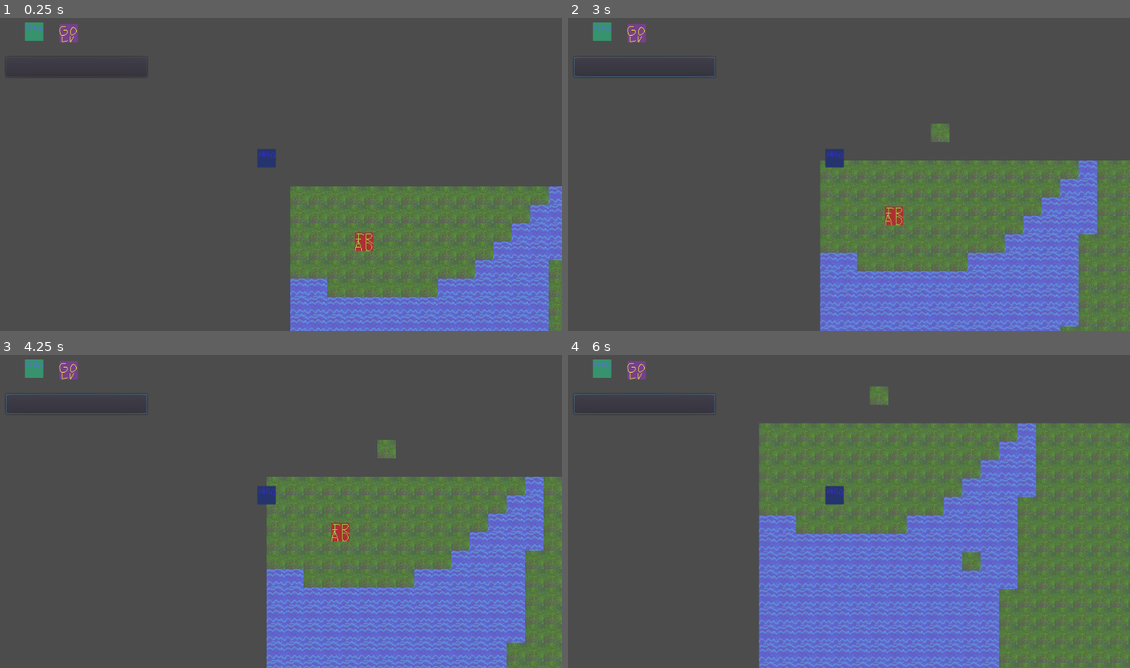
Above: before the commit, frames 1-4 (two rows, left to right).
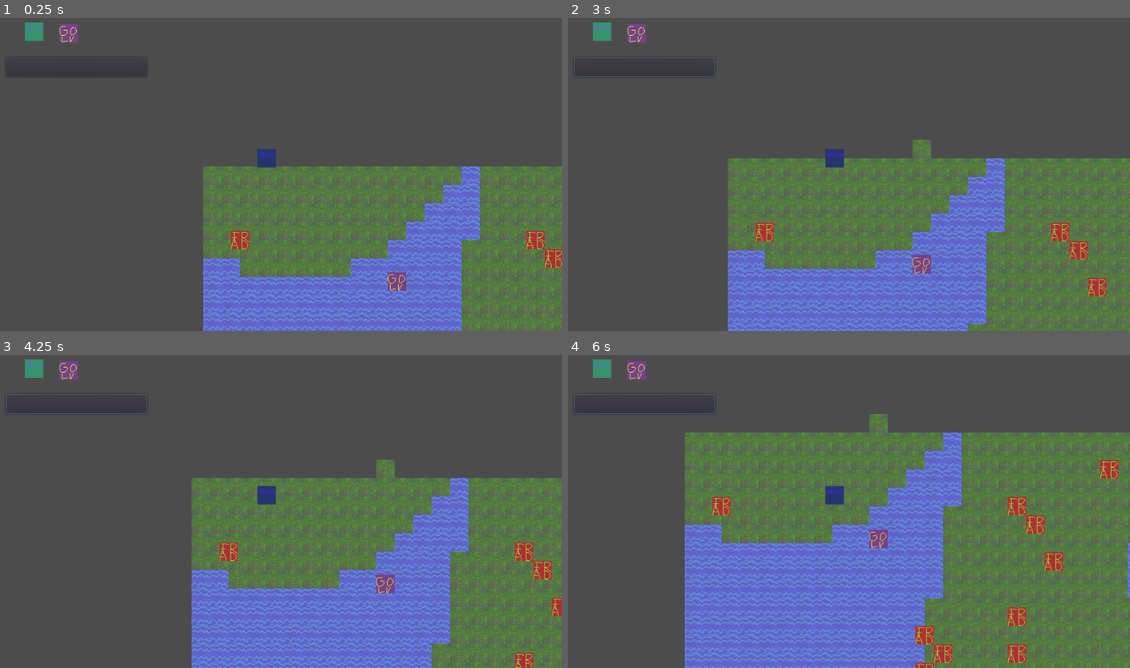
Above: after the commit, the same moments.

Repository: honnsmannen/wannabe_rimworld
Game: Godot game, scene res://scener/värld_för_navigation.tscn
Same seed, same stepped clock (60 frames per second), same inputs: the game is played once before the commit and once after it.
Inputs (mouse positions are in pixels of both pictures, inside the frame that each line leads up to):
- Up to frame 1 (0.25 s): no input
- Up to frame 2 (3 s): click (601, 33) at 0.5 s; click (641, 36) at 1.25 s; click (646, 68) at 2 s; tap Enter at 2.75 s; move the mouse to (967, 140) at 2.77 s; press the mouse at (967, 140) at 2.78 s; hold D (right) from 2.78 s (still down)
- Up to frame 3 (4.25 s): move the mouse to (146, 511) at 3.52 s; release D (right) at 3.53 s; release the mouse at (146, 511) at 3.53 s; hold S (down) from 3.53 s (still down); click (146, 511) at 3.6 s
- Up to frame 4 (6 s): move the mouse to (893, 420) at 4.27 s; release S (down) at 4.28 s; press the mouse at (893, 420) at 4.28 s; hold D (right) 4.28-5.03 s; tap Space at 5 s; move the mouse to (804, 564) at 5.02 s; release the mouse at (804, 564) at 5.03 s; hold W (up) 5.03-5.78 s; click (804, 564) at 5.1 s; tap Enter at 5.75 s; move the mouse to (1011, 545) at 5.77 s; press the mouse at (1011, 545) at 5.78 s; hold A (left) from 5.78 s (still down)

The runs differ from the first frame. In frame 1, 24% of the frame differs, in the area x 36-100%, y 47-100%; in frame 2, 25%; in frame 3, 24%; in frame 4, 36%, in the area x 20-100%, y 9-100%.

Commit message:
placera blocks

Diff:
--- a/scener/träd.tscn
+++ b/scener/träd.tscn
@@ -23,4 +23,6 @@
 [node name="CollisionPolygon2D" type="CollisionPolygon2D" parent="."]
 polygon = PoolVector2Array( 10, 0, 13, -5, 9, 6, 10, -1 )
 
+[node name="NavigationObstacle2D" type="NavigationObstacle2D" parent="."]
+
 [connection signal="body_entered" from="Area2D" to="." method="_on_Area2D_body_entered"]
--- a/scener/värld_för_navigation.tscn
+++ b/scener/värld_för_navigation.tscn
@@ -8,6 +8,7 @@
 [ext_resource path="res://scripts/navi_test.gd" type="Script" id=6]
 [ext_resource path="res://vatten.png" type="Texture" id=7]
 [ext_resource path="res://scripts/värld_för_navigation.gd" type="Script" id=8]
+[ext_resource path="res://test_karaktär.tscn" type="PackedScene" id=9]
 
 [sub_resource type="NavigationPolygon" id=5]
 vertices = PoolVector2Array( 32, 32, 0, 32, 0, 0, 32, 0 )
@@ -97,23 +98,19 @@
 format = 1
 
 [node name="Character" type="KinematicBody2D" parent="Navigation2D" groups=["filur"]]
-position = Vector2( -9, -18 )
+position = Vector2( 142, 18 )
 script = ExtResource( 3 )
 
 [node name="CollisionShape2D" type="CollisionShape2D" parent="Navigation2D/Character"]
-position = Vector2( 0, 1 )
 shape = SubResource( 4 )
 
 [node name="sprite" type="Sprite" parent="Navigation2D/Character"]
 modulate = Color( 0.678431, 0.356863, 1, 1 )
-position = Vector2( 0, 1 )
 texture = ExtResource( 4 )
 
-[node name="NavigationAgent2D" type="NavigationAgent2D" parent="Navigation2D/Character"]
-avoidance_enabled = true
+[node name="NavigationAgent2D" type="Node" parent="Navigation2D/Character"]
 
 [node name="Camera2D" type="Camera2D" parent="Navigation2D/Character"]
-position = Vector2( 0, 1 )
 current = true
 
 [node name="CanvasLayer" type="CanvasLayer" parent="Navigation2D/Character/Camera2D"]
@@ -140,6 +137,10 @@
 margin_bottom = 159.0
 
 [node name="Node2D" type="Node2D" parent="."]
+position = Vector2( 27, -2 )
+
+[node name="KinematicBody2D" parent="." instance=ExtResource( 9 )]
+position = Vector2( 369, 228 )
 
 [connection signal="pressed" from="Navigation2D/Character/Camera2D/CanvasLayer/avpå vägg" to="Navigation2D" method="_on_TextureButton2_pressed"]
 [connection signal="pressed" from="Navigation2D/Character/Camera2D/CanvasLayer/avpå golv" to="Navigation2D" method="_on_TextureButton_pressed"]
--- a/scripts/värld_för_navigation.gd
+++ b/scripts/värld_för_navigation.gd
@@ -5,6 +5,9 @@
 var test = 0
 var tree_offset = Vector2(32,32)
 var tree_pos := Vector2(0,0)
+
+onready var character = $KinematicBody2D
+
 onready var tree = preload("res://scener/träd.tscn")
 onready var noise = OpenSimplexNoise.new()
 onready var tile = get_node("Navigation2D/TileMap")
@@ -14,10 +17,10 @@
 	noise.period = 15
 
 	noise.octaves = 1
-	for i in 500:
+	for i in 50:
 		cell_x += 1
 		cell_y = 0
-		for j in 500:
+		for j in 50:
 			cell_y += 1
 
 			var cell_xy = Vector2(cell_x, cell_y)
@@ -37,3 +40,9 @@
 			tile.set_cellv(cell_xy, compenserat_value)
 			#print(tile.get)
 			#tile.set_cellv(cell_xy, int(round(noise.get_noise_2d(cell_x, cell_y))))
+
+
+func _process(delta: float) -> void:
+	if Input.is_action_just_pressed("click"):
+		character.set_navigation_position(get_global_mouse_position())
+		print("shabatjena")
--- /dev/null
+++ b/test_karaktär.gd
@@ -0,0 +1,110 @@
+extends KinematicBody2D
+
+
+# Author : Shaun Harbison
+# MIT License : 2022
+
+var level_scene : Node2D
+
+var nav_agent : NavigationAgent2D
+
+export var nav_agent_radius : float = 15.0
+export var nav_optimize_path : bool = false
+export var nav_avoidance_enabled : bool = true
+export var character_speed_multiplier : float = 50.0
+
+var velocity : Vector2
+
+# final navigation destination position/point
+var nav_destination : Vector2
+# next navigation destination position/point
+var next_nav_position : Vector2
+
+# The normal path to the destination
+var character_nav_path : Array = []
+
+# The actual path being calcuated during travel, used in the draw function
+var character_real_nav_path : Array = []
+
+func _ready() -> void:
+	# init velocity
+	# Vector2.ZERO is enumeration for Vector2(0,0)
+	velocity = Vector2.ZERO
+
+	nav_agent = $NavigationAgent2D
+	# connect nav agent signal callback functions
+	nav_agent.connect("path_changed", self, "character_path_changed")
+	nav_agent.connect("target_reached", self, "character_target_reached_reached")
+	nav_agent.connect("navigation_finished", self, "character_navigation_finished")
+	nav_agent.connect("velocity_computed", self, "character_velocity_computed")
+	# config nav agent attributes
+	nav_agent.max_speed = character_speed_multiplier
+	nav_agent.radius = nav_agent_radius
+	nav_agent.avoidance_enabled = nav_avoidance_enabled
+
+# init called by parent, inits flow down from parent nodes to create easy parent child references
+func init_character(parent_level_scene : Node2D, instanced_in_code : bool) -> void:
+	# set the level_scene easy reference as the init calling level scene
+	level_scene = parent_level_scene
+
+	# init positions
+	if instanced_in_code:
+		# init position(s) for character existing in the level scene during start
+		global_position = level_scene.previous_right_mouse_click_global_position
+		nav_destination = level_scene.previous_left_mouse_click_global_position
+		next_nav_position = level_scene.previous_right_mouse_click_global_position
+	else:
+		# init position(s) for character scenes created during play
+		nav_destination = global_position
+		next_nav_position = global_position
+
+	# set the initial target location to nav_destination
+	nav_agent.set_target_location(nav_destination)
+
+func _physics_process(_delta : float) -> void:
+	# get the next nav position from the character's navigation agent
+	next_nav_position = nav_agent.get_next_location()
+	# add the next nav position to the 'real' path for draw function
+	character_real_nav_path.push_back(next_nav_position)
+	# calculate the desired velocity, i.e velocity pre nav server calculated
+	var desired_velocity = global_position.direction_to(next_nav_position) * character_speed_multiplier
+
+	# feed the desired into the navigation agent
+	# set_velocity will trigger a callback from velocity_computed signal
+	nav_agent.set_velocity(desired_velocity)
+
+func set_navigation_position(nav_position_to_set : Vector2) -> void:
+	nav_destination = nav_position_to_set
+
+	# set the new character target location
+	nav_agent.set_target_location(nav_destination)
+
+	# calculate a new map path with the server using character nav agent map and new nav destination
+	character_nav_path = Navigation2DServer.map_get_path(nav_agent.get_navigation_map(), global_position, nav_destination, nav_optimize_path)
+
+	# clear the old real nav path, used for draw function
+	character_real_nav_path.clear()
+
+func character_path_changed() -> void:
+	# TODO, implement this function to add behavior for character
+	pass
+
+func character_target_reached_reached() -> void:
+	# TODO, implement this function to add behavior for character
+	# currently using is_target_reached() in character_velocity_computed()
+	pass
+
+func character_navigation_finished() -> void:
+	# TODO, implement this function to add behavior for character
+	pass
+
+func character_velocity_computed(calculated_velocity : Vector2) -> void:
+	velocity = calculated_velocity
+
+	# check if nav agent target is reached
+	if !nav_agent.is_target_reached():
+		# move and slide with the new calculated velocity
+		velocity = move_and_slide(velocity)
+	else:
+		# if reached target, stand at the closest point in the navigation map
+		global_position = Navigation2DServer.map_get_closest_point(nav_agent.get_navigation_map(), global_position)
--- /dev/null
+++ b/test_karaktär.tscn
@@ -0,0 +1,18 @@
+[gd_scene load_steps=4 format=2]
+
+[ext_resource path="res://golv.png" type="Texture" id=1]
+[ext_resource path="res://test_karaktär.gd" type="Script" id=2]
+
+[sub_resource type="RectangleShape2D" id=1]
+extents = Vector2( 16, 16 )
+
+[node name="KinematicBody2D" type="KinematicBody2D"]
+script = ExtResource( 2 )
+
+[node name="Sprite" type="Sprite" parent="."]
+texture = ExtResource( 1 )
+
+[node name="CollisionShape2D" type="CollisionShape2D" parent="."]
+shape = SubResource( 1 )
+
+[node name="NavigationAgent2D" type="NavigationAgent2D" parent="."]
Not shown: 1 places in scener/värld_för_navigation.tscn that only renumber resources
